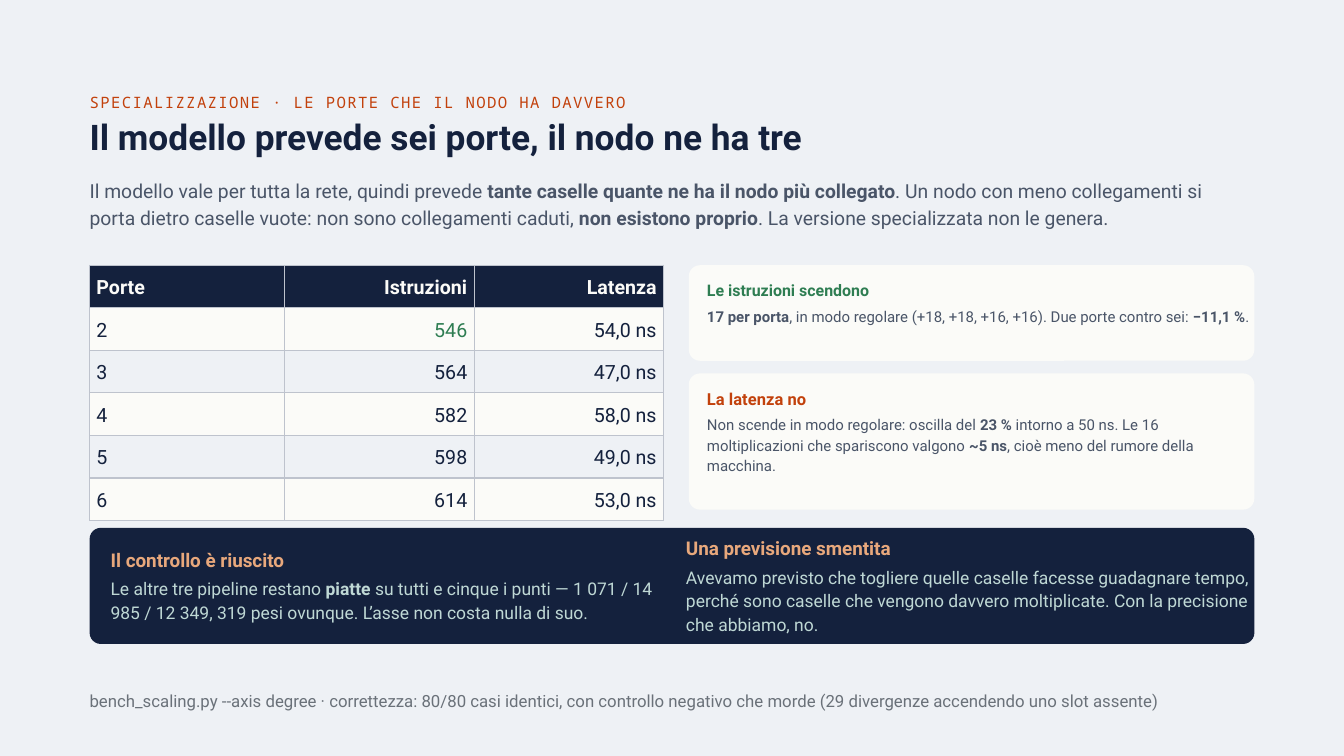
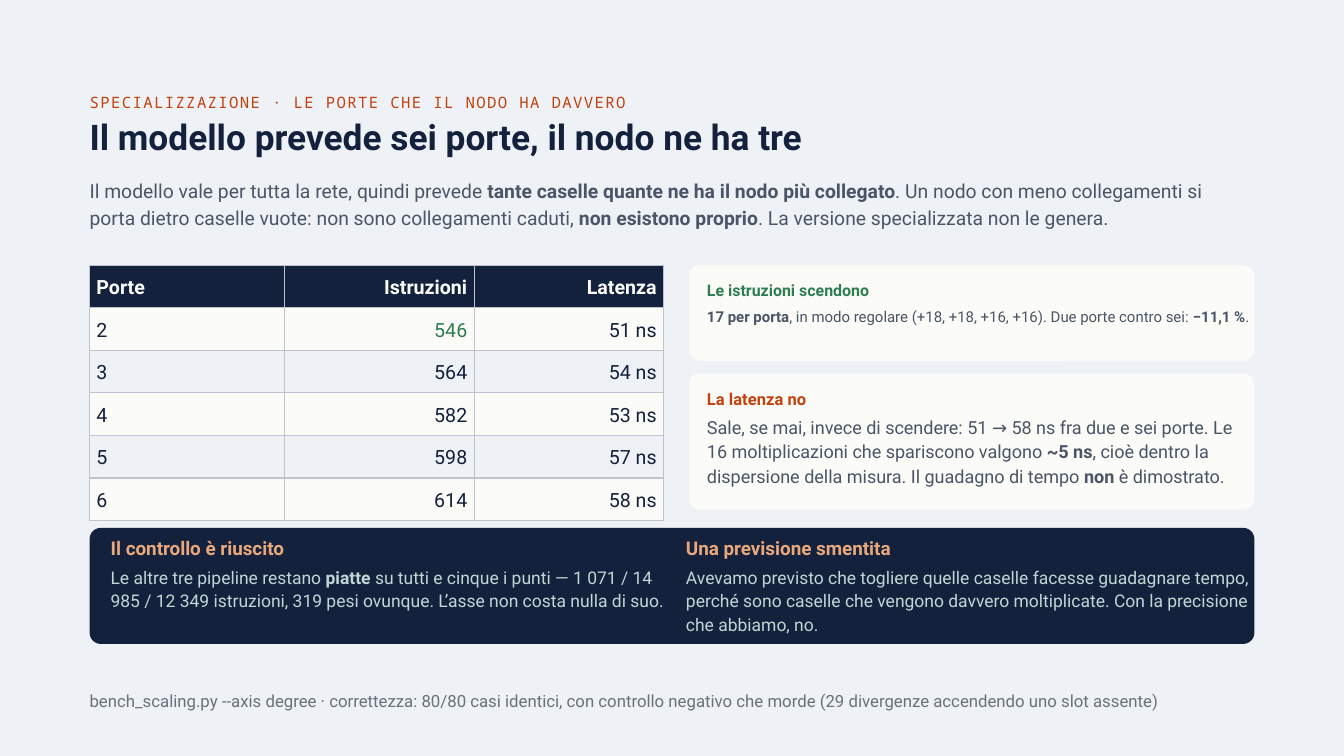
Before and after one commit to ettore-cantile/ipa_lab, a slide deck: slide 8 of docs/IPA eBPF — Implementazione e risultati.pptx (slide 6 before the commit). Drawn at 1344x756 pixels with LibreOffice and Linux fonts; fonts in the diff are those of the drawing. Boxes give left, top, right and bottom in pixels: in the first picture for what was removed or moved away, otherwise in the second. Text is boxed around its words. In the diff, an @@ line names an element or a change of style, - is before the commit and + after.

```diff
--- a/docs/IPA eBPF — Implementazione e risultati.pptx
+++ b/docs/IPA eBPF — Implementazione e risultati.pptx
@@ table at [90,265,664,520] @@
-row 2, column 3: 54,0 ns
+row 2, column 3: 51 ns
-row 3, column 3: 47,0 ns
+row 3, column 3: 54 ns
-row 4, column 3: 58,0 ns
+row 4, column 3: 53 ns
-row 5, column 3: 49,0 ns
+row 5, column 3: 57 ns
-row 6, column 3: 53,0 ns
+row 6, column 3: 58 ns
@@ text at [707,420,1232,487]: text changed; size 10.7 to 12.9 pt @@
-Non scende in modo regolare: oscilla del 23 % intorno a 50 ns. Le 16 moltiplicazioni che spariscono valgono ~5 ns, cioè meno del rumore della macchina.
+Sale, se mai, invece di scendere: 51 → 58 ns fra due e sei porte. Le 16 moltiplicazioni che spariscono valgono ~5 ns, cioè dentro la dispersione della misura. Il guadagno di tempo non è dimostrato.
@@ text "Il controllo è riuscito": place and size @@
-text "Il controllo è riuscito" at [111,553,284,567]
+text "Il controllo è riuscito" at [111,541,284,555]
@@ text at [111,571,663,611]: text changed @@
-Le altre tre pipeline restano piatte su tutti e cinque i punti — 1 071 / 14 985 / 12 349, 319 pesi ovunque. L’asse non costa nulla di suo.
+Le altre tre pipeline restano piatte su tutti e cinque i punti — 1 071 / 14 985 / 12 349 istruzioni, 319 pesi ovunque. L’asse non costa nulla di suo.
```
Also in this commit, not shown: 9 other slides changed, 7 slides added, 42 other files.
